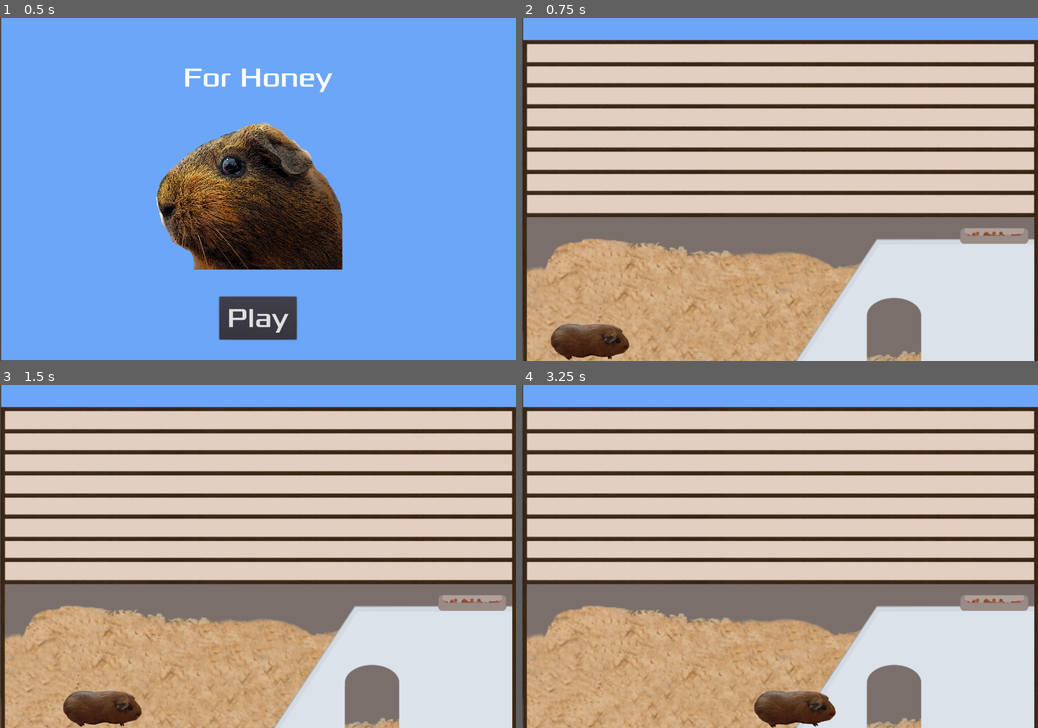
Above: before the commit, frames 1-4 (two rows, left to right).
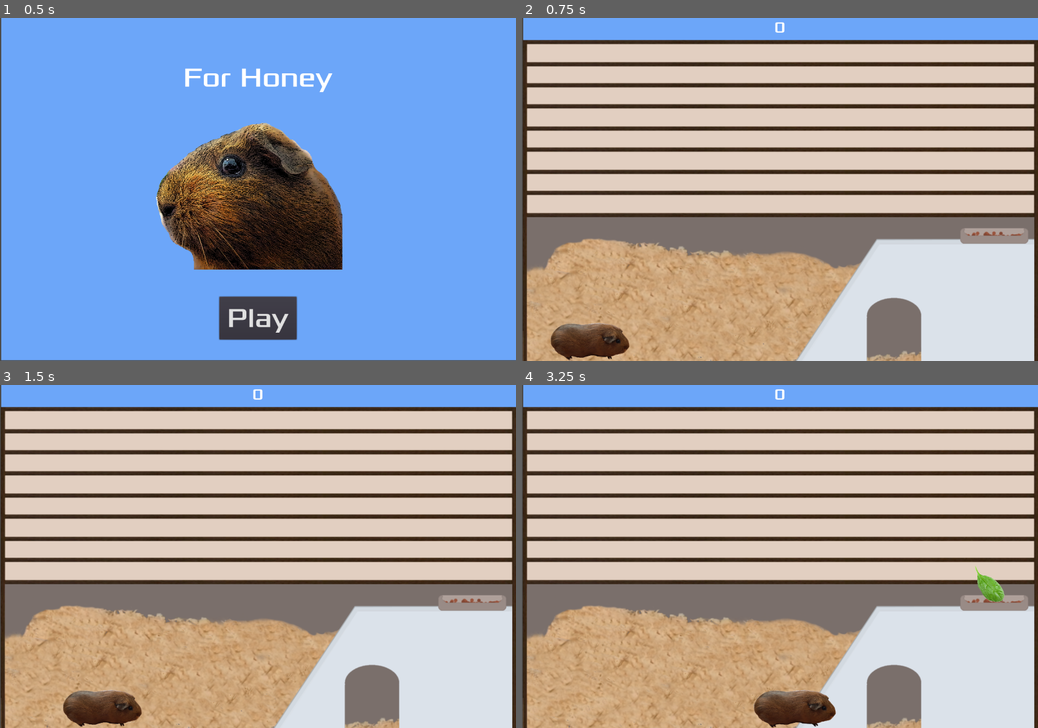
Above: after the commit, the same moments.

Repository: bristol-pride-game-jam/Honey
Game: Godot game, scene res://Main.tscn
Same seed, same stepped clock (60 frames per second), same inputs: the game is played once before the commit and once after it.
Inputs:
- Up to frame 1 (0.5 s): no input
- Up to frame 2 (0.75 s): click "Play" at 0.5 s
- Up to frame 3 (1.5 s): tap Enter at 1.25 s; hold Right (ui_right) from 1.28 s (still down)
- Up to frame 4 (3.25 s): release Right (ui_right) at 2.03 s; hold Down (ui_down) 2.03-2.78 s; tap Space at 2.75 s; hold Right (ui_right) from 2.78 s (still down)

Frame 1 is identical in both runs. In frame 2, less than 0.1% of the frame differs, in the area x 49-51%, y 1-5%; in frame 3, less than 0.1%; in frame 4, 0.3%, in the area x 49-94%, y 1-64%.

Commit message:
Added score text and adjusted spawn rate

Diff:
--- a/HUD.gd
+++ b/HUD.gd
@@ -9,10 +9,15 @@
 	yield(get_tree().create_timer(1), 'timeout')
 	$MessageLabel.show()
 	$StartButton.show()
+	$ScoreLabel.hide()
 
 # When the start button is pressed
 func _on_StartButton_pressed():
 	$StartButton.hide()
 	$MessageLabel.hide()
 	$Logo.hide()
+	$ScoreLabel.show()
 	emit_signal("start_game")
+
+func change_score(score):
+	$ScoreLabel.text = str(score)
--- a/HUD.tscn
+++ b/HUD.tscn
@@ -6,6 +6,10 @@
 
 [sub_resource type="DynamicFont" id=1]
 size = 64
+font_data = ExtResource( 2 )
+
+[sub_resource type="DynamicFont" id=5]
+size = 36
 font_data = ExtResource( 2 )
 
 [sub_resource type="DynamicFont" id=2]
@@ -33,6 +37,17 @@
 align = 1
 valign = 1
 
+[node name="ScoreLabel" type="Label" parent="."]
+visible = false
+anchor_left = 1.0
+anchor_right = 1.0
+margin_left = -1199.0
+margin_bottom = 45.0
+custom_fonts/font = SubResource( 5 )
+text = "0"
+align = 1
+valign = 1
+
 [node name="StartButton" type="Button" parent="."]
 anchor_left = 0.5
 anchor_top = 1.0
--- a/Main.gd
+++ b/Main.gd
@@ -1,7 +1,7 @@
 extends Node
 
 export (PackedScene) var Spinach
-
+export var chance_to_spawn = 4
 var score
 var screen_size  # Size of the game window.
 var min_height # Minimum height
@@ -38,19 +38,21 @@
 
 # Generate a new spinach leaf
 func _on_SpinachTimer_timeout():
-	var spinach = Spinach.instance()
-	add_child_below_node($Background, spinach)
+	if ((randi() % chance_to_spawn) == 0):
+		var spinach = Spinach.instance()
+		add_child_below_node($Background, spinach)
 
-	var rand_x = randi() % int(screen_size.x)
-	var rand_y = randi() % int(screen_size.y) + min_height
+		var rand_x = randi() % int(screen_size.x)
+		var rand_y = randi() % int(screen_size.y) + min_height
 
-	spinach.position = Vector2(rand_x, rand_y)
+		spinach.position = Vector2(rand_x, rand_y)
 
-	var direction = rand_range(-PI / 4, PI / 4)
-	spinach.rotation = direction
+		var direction = rand_range(-PI / 4, PI / 4)
+		spinach.rotation = direction
 
-	spinach.connect("eaten", self, "_on_Spinach_eaten")
+		spinach.connect("eaten", self, "_on_Spinach_eaten")
 
 # Fired when leaf is collided with
 func _on_Spinach_eaten():
 	score += 1
+	$HUD.change_score(score)
--- a/Main.tscn
+++ b/Main.tscn
@@ -33,7 +33,7 @@
 one_shot = true
 
 [node name="SpinachTimer" type="Timer" parent="."]
-wait_time = 3.0
+wait_time = 0.25
 
 [node name="StartPosition" type="Position2D" parent="."]
 position = Vector2( 155, 755 )
Not shown: 1 places in HUD.tscn that only renumber resources
